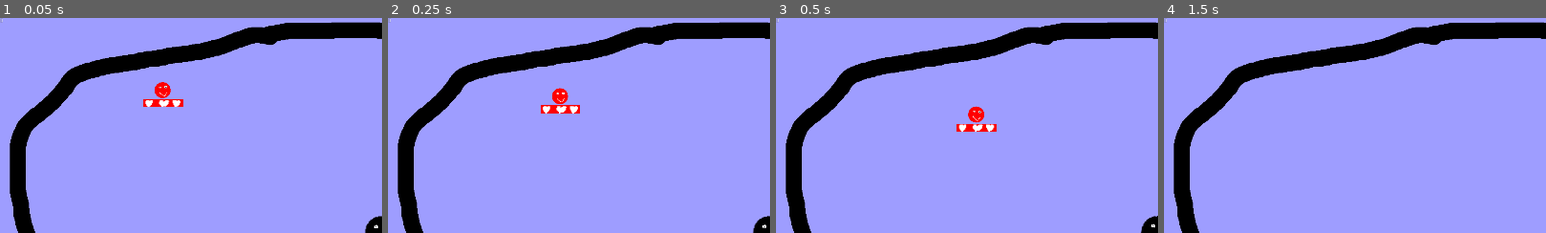
Above: before the commit, frames 1-4 (left to right).
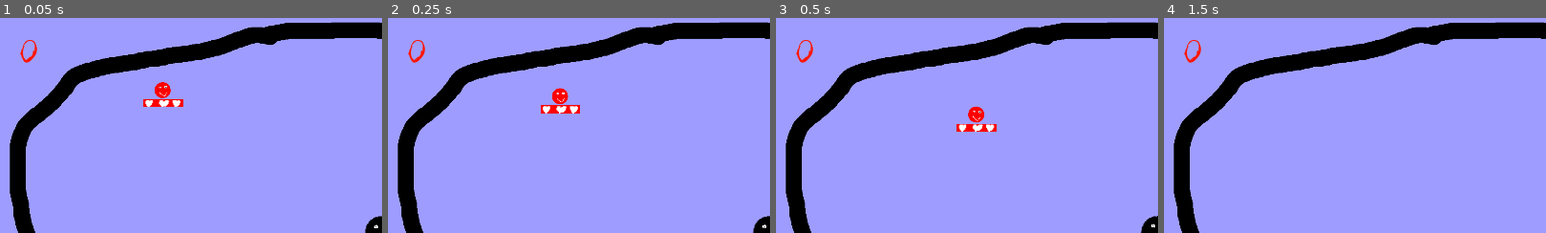
Above: after the commit, the same moments.

Repository: Junber/LD-47
Game: Godot game, scene res://Scenes/Root.tscn
Same seed, same stepped clock (60 frames per second), same inputs: the game is played once before the commit and once after it.
Inputs:
- Up to frame 1 (0.05 s): no input
- Up to frame 2 (0.25 s): no input
- Up to frame 3 (0.5 s): no input
- Up to frame 4 (1.5 s): hold D (move_right) 0.53-1.28 s; tap Space (boost) at 0.6, 1.35 s; hold S (move_down) from 1.28 s (still down)
The pictures show only the part of the screen within x 0-50%, y 0-50%; the shares and areas given below are measured in that part.

The runs differ from the first frame. In frame 1, 0.2% of the frame differs, in the area x 0-10%, y 0-21%; in frame 2, 0.2%; in frame 3, 0.2%; in frame 4, 0.2%.

Commit message:
add font and stylize scoreLabel

Diff:
--- a/Scenes/Root.tscn
+++ b/Scenes/Root.tscn
@@ -8,6 +8,7 @@
 [ext_resource path="res://Resources/Graphics/BoostTimer.png" type="Texture" id=6]
 [ext_resource path="res://Resources/Graphics/Health.png" type="Texture" id=7]
 [ext_resource path="res://Scripts/ScoreLabel.gd" type="Script" id=8]
+[ext_resource path="res://Resources/Fonts/Jacmax.ttf" type="DynamicFontData" id=9]
 
 [sub_resource type="CircleShape2D" id=1]
 radius = 40.0
@@ -16,6 +17,10 @@
 _data = {
 "points": PoolVector2Array( 0, 0, 0, 0, 850.818, 63.2477, 0, 0, 0, 0, 924.817, 59.8842, 0, 0, 0, 0, 1059.36, 59.8842, 0 …(1096 unchanged characters)…
 }
+
+[sub_resource type="DynamicFont" id=4]
+size = 80
+font_data = ExtResource( 9 )
 
 [node name="Root" type="Node2D"]
 
@@ -93,9 +98,12 @@
 [node name="HUD" type="CanvasLayer" parent="."]
 
 [node name="ScoreLabel" type="Label" parent="HUD"]
-margin_right = 40.0
-margin_bottom = 31.0
-text = "Hallo
+margin_left = 50.0
+margin_top = 50.0
+custom_fonts/font = SubResource( 4 )
+custom_colors/font_color = Color( 1, 0.0823529, 0, 1 )
+text = "0
+
 "
 script = ExtResource( 8 )
 __meta__ = {
Binary file added: Resources/Fonts/Jacmax.ttf
Not shown: 1 places in Scenes/Root.tscn that only renumber resources
